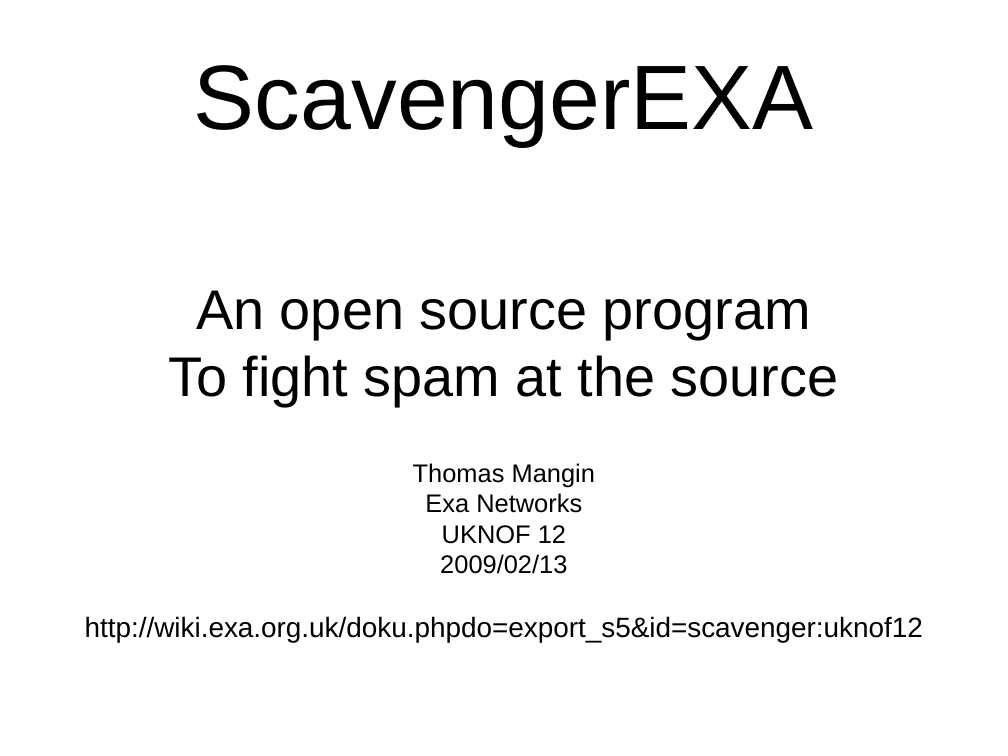
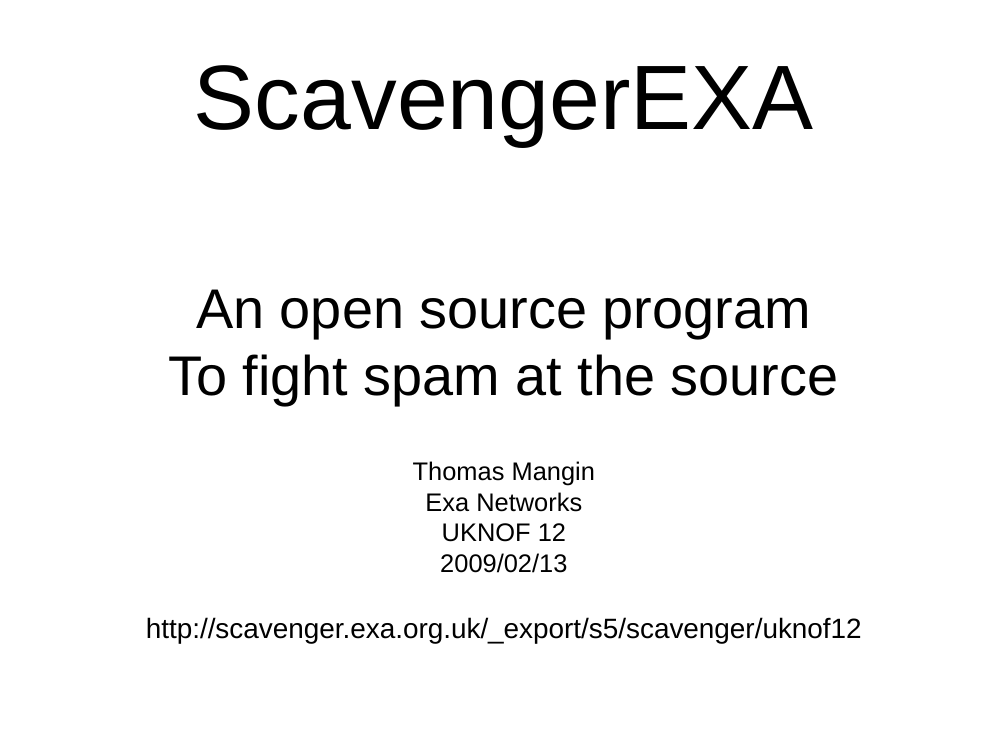
Before and after one commit to Exa-Networks/scavengerexa, a slide deck: slide 1 of presentation/uknof12.odp. Drawn at 1008x756 pixels with LibreOffice and Linux fonts; fonts in the diff are those of the drawing. Boxes give left, top, right and bottom in pixels: in the first picture for what was removed or moved away, otherwise in the second. Text is boxed around its words. In the diff, an @@ line names an element or a change of style, - is before the commit and + after.

Commit message:
updated the uknof presentation

```diff
--- a/presentation/uknof12.odp
+++ b/presentation/uknof12.odp
@@ subtitle at [146, 617, 862, 643]: text changed @@
-http://wiki.exa.org.uk/doku.phpdo=export_s5&id=scavenger:uknof12
+http://scavenger.exa.org.uk/_export/s5/scavenger/uknof12
```
Also in this commit, not shown: 3 other slides changed, 1 slide added.
